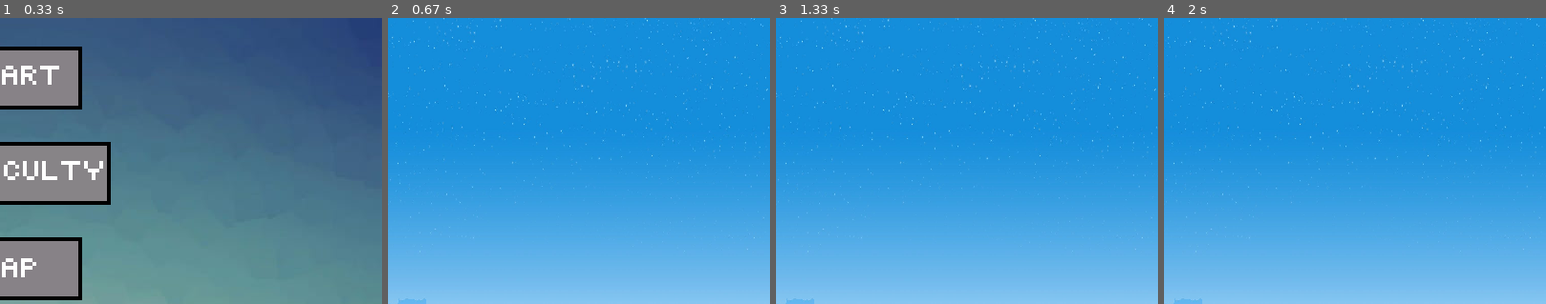
Above: before the commit, frames 1-4 (left to right).
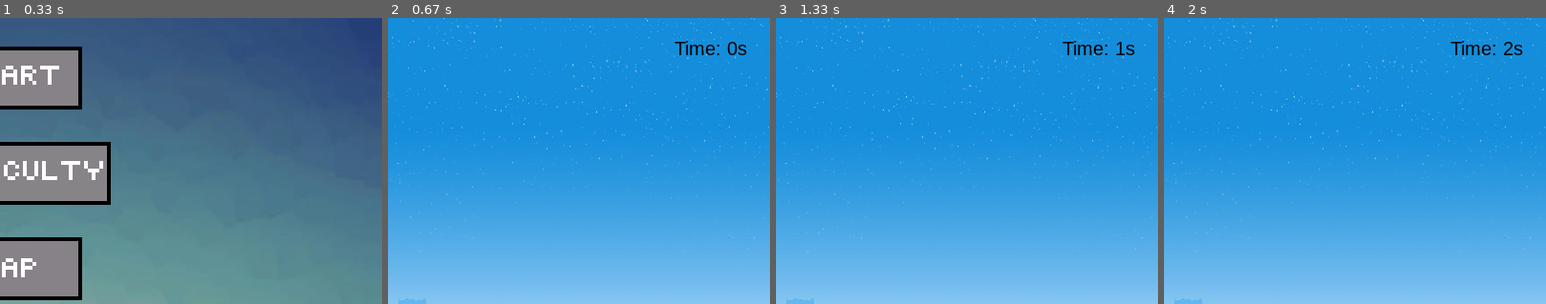
Above: after the commit, the same moments.

Repository: Evan-R-Scott/GameOfDodging
Game: pygame game, started from Python Pygame Dodge Game Project.py
Same seed, same stepped clock (60 frames per second), same inputs: the game is played once before the commit and once after it.
Inputs (mouse positions are % of the whole screen's width and height, from its top left):
- Up to frame 1 (0.33 s): no input
- Up to frame 2 (0.67 s): click (51, 10) at 0.38 s
- Up to frame 3 (1.33 s): tap Tab at 0.67 s; click (51, 22) at 1.05 s
- Up to frame 4 (2 s): no input
The pictures show only the part of the screen within x 50-100%, y 0-50%; the shares and areas given below are measured in that part.

Frame 1 is identical in both runs. In frame 2, 0.3% of the frame differs, in the area x 75-94%, y 8-13%; in frame 3, 0.3%; in frame 4, 0.3%.

Commit message:
finished clock timer

Diff:
--- a/Python Pygame Dodge Game Project.py
+++ b/Python Pygame Dodge Game Project.py
@@ -1,5 +1,7 @@
 #import statements
 import pygame
+import time
+import random
 import LobbyScreenCode
 #main loop code
 pygame.init()
@@ -16,6 +18,9 @@
 #initialize game state to main aka lobby screen
 menuState = "main"
 
+#clock timer
+clock = pygame.time.Clock()
+elapsedTime = 0
 
 #menu background
 menu_background = pygame.image.load("menu_background.jpg")
@@ -73,12 +78,14 @@
 #Set up font settings
 color = (52,78,91)
 textColor = (255,255,255)
+TimeFont = pygame.font.SysFont("Arial", 20)
 pausedFont = pygame.font.SysFont("Arial", 36)
 UnpauseTxt= pausedFont.render("Press SPACE BAR to resume the game.", True, textColor)
 Or = pausedFont.render("OR", True, textColor)
 EscTxt= pausedFont.render("Press ESC to exit the application.", True, textColor)
 mainTxt = pausedFont.render("Press TAB to pause the game.", True, textColor)
 MapTxt= pausedFont.render("Select A Map", True, textColor)
+DifficultyTxt= pausedFont.render("Select A Difficulty", True, textColor)
 
 #game loop
 run = True
@@ -93,15 +100,30 @@
         if start_img.lobbyScreen(screen):
             print("Game Starting")
             menuState = "game"
+            startTime = time.time()
         elif difficulty_img.lobbyScreen(screen):
-            print("Difficulty")
+            menuState = "difficulty"
         elif map_img.lobbyScreen(screen):
             menuState = "map"
         elif exit_img.lobbyScreen(screen):
             run = False
     #in game
     elif menuState == "game":
+
+        clock.tick(60)
+        elapsedTime = time.time() - startTime
+        TimeTxt = TimeFont.render(f"Time: {round(elapsedTime)}s", 1, "black")
+
         screen.blit(background, topLeft)
+        screen.blit(TimeTxt, (700, 20))
+
+    #in difficulty settings
+    elif menuState == "difficulty":
+        screen.fill(color)
+        screen.blit(DifficultyTxt, (screen_width //2 - 2.45 *DifficultyTxt.get_height() , 350))
+
+        if back_img.lobbyScreen(screen):
+            menuState = "main"
 
     #in pause menu
     elif menuState == "gamePaused":
@@ -115,6 +137,7 @@
             print("Game Resumed")
             menuState = "game"
 
+    #in map settings
     elif menuState == "map":
         screen.fill(color)
         screen.blit(MapTxt, (screen_width //2 - 2.2 *MapTxt.get_height() , 225))
